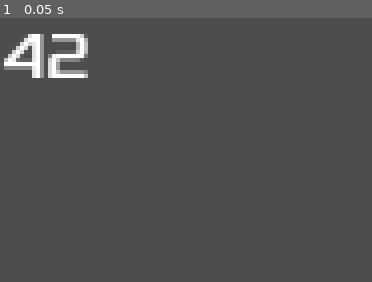
Above: before the commit, frame 1.
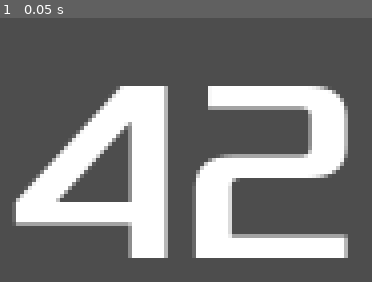
Above: after the commit, the same moment.

Repository: lancelote/dodge-the-creeps-2d
Game: Godot game, scene res://hud.tscn
The game is run twice, just before and just after one commit, with the same random seed, the same clock (stepped at 60 frames per second) and the same inputs. This scene is started directly instead of the project's main scene.
Inputs:
- Up to frame 1 (0.05 s): no input

The runs differ from the first frame. In frame 1, 31% of the frame differs, in the area x 1-94%, y 6-91%.

Commit message:
set font size for the score label to 64

Diff:
--- a/hud.tscn
+++ b/hud.tscn
@@ -8,6 +8,7 @@
 offset_right = 40.0
 offset_bottom = 23.0
 theme_override_fonts/font = ExtResource("1_37p78")
+theme_override_font_sizes/font_size = 64
 text = "42"
 
 [node name="Message" type="Label" parent="."]
